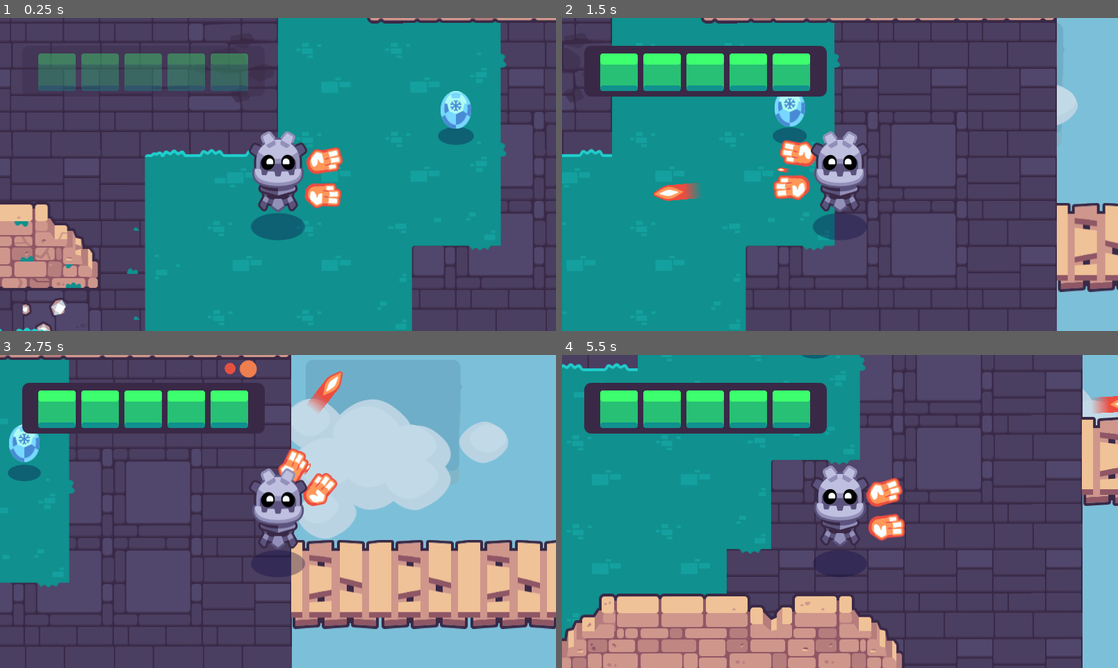
Above: before the commit, frames 1-4 (two rows, left to right).
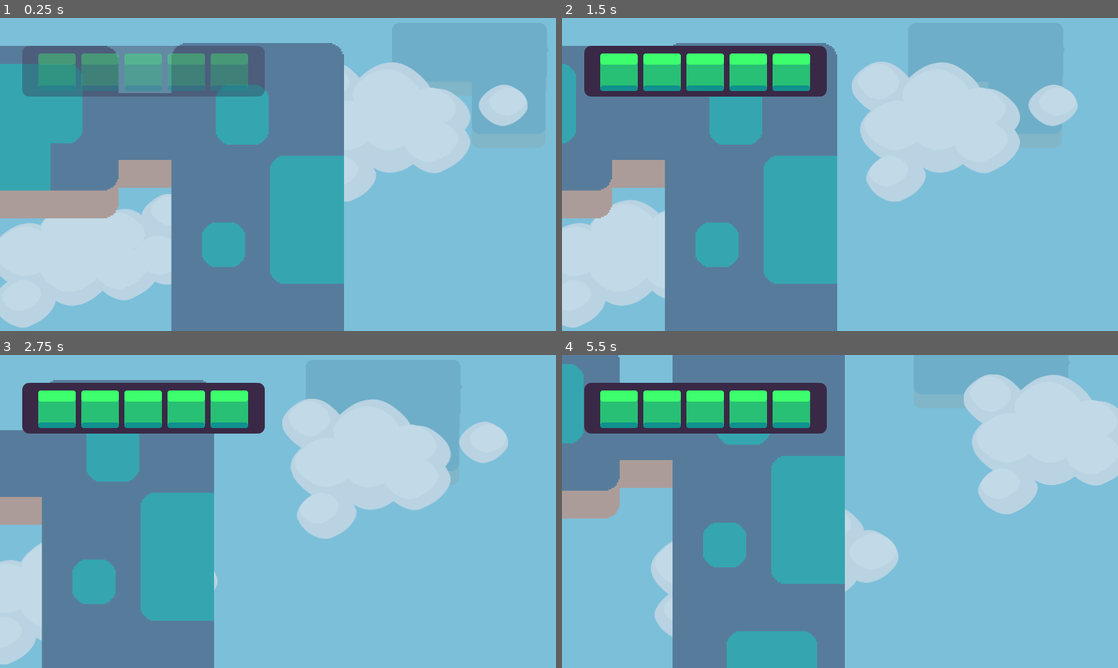
Above: after the commit, the same moments.

Repository: JordanTatum1/2d-GameDev-Course1
Game: Godot game, scene res://completed_project.tscn
Two runs of this game, one before a commit and one after it. Both use one fixed random seed, a clock stepped at 60 frames per second and the inputs below. Sound files missing from this copy of the repository are replaced by a short silence.
Inputs (mouse positions are in pixels of both pictures, inside the frame that each line leads up to):
- Up to frame 1 (0.25 s): no input
- Up to frame 2 (1.5 s): tap Enter at 0.5 s; move the mouse to (962, 158) at 0.52 s; hold D (move_right) 0.53-1.25 s; hold Mouse wheel down (cycle_weapon_down) 0.53-1.25 s; click (962, 158) at 0.67 s; drag from (728, 190) to (812, 115) at 1.27 s
- Up to frame 3 (2.75 s): move the mouse to (333, 442) at 2.02 s; press the mouse at (333, 442) at 2.03 s; hold D (move_right) from 2.03 s (still down)
- Up to frame 4 (5.5 s): release D (move_right) at 2.75 s; release the mouse at (895, 442) at 2.75 s; drag from (812, 574) to (745, 370) at 2.77 s; move the mouse to (1006, 558) at 3.52 s; hold A (move_left) 3.53-4.25 s; hold Mouse wheel up (cycle_weapon_up) 3.53-4.25 s; drag from (673, 464) to (840, 539) at 4.27 s; move the mouse to (867, 511) at 5.02 s; hold S (move_down) from 5.03 s (still down); hold Mouse wheel down (cycle_weapon_down) from 5.03 s (still down); click (867, 511) at 5.17 s

The runs differ from the first frame. In frame 1, 100% of the frame differs, in the area x 0-100%, y 0-100%; in frame 2, 85%; in frame 3, 60%; in frame 4, 89%.

Commit message:
added player and rooms

Diff:
--- a/02.getting-to-know-godot/completed_project.tscn
+++ b/02.getting-to-know-godot/completed_project.tscn
@@ -70,6 +70,7 @@
 sources/0 = SubResource("TileSetAtlasSource_po4yl")
 
 [node name="Main" type="Node2D"]
+visible = false
 script = ExtResource("1_25vm7")
 
 [node name="Bridges" type="TileMap" parent="."]
--- a/02.getting-to-know-godot/project.godot
+++ b/02.getting-to-know-godot/project.godot
@@ -30,6 +30,10 @@
 window/size/viewport_height=1080
 window/stretch/mode="2d"
 window/size/fullscreen=true
+
+[editor_plugins]
+
+enabled=PackedStringArray("res://addons/godot_tours/plugin.cfg")
 
 [filesystem]
 
@@ -145,7 +149,7 @@
 
 [internationalization]
 
-locale/translations_pot_files=PackedStringArray("res://addon …(686 unchanged characters)… om-zero/assemble_path_of_sorcerers_2.gd")
+locale/translations_pot_files=PackedStringArray("res://addon …(686 unchanged characters)… om-zero/assemble_path_of_sorcerers_2.gd", "res://addons/godot_tours/tour.gd", "res://tours/godot-first-tour/godot_first_tour.gd", "res://tours/102_assemble_your_first_game/01_add_player_and_rooms/01_add_player_and_rooms.gd", "res://tours/102_assemble_your_first_game/02_add_bridges/02_add_bridges.gd", "res://tours/102_assemble_your_first_game/03_add_sky_and_healthbar/03_add_sky_and_healthbar.gd", "res://tours/102_assemble_your_first_game/04_connect_healthbar_to_player/04_connect_healthbar_to_player.gd", "res://tours/102_assemble_your_first_game/05_add_chest_that_spawns_pickups/05_add_chest_that_spawns_pickups.gd")
 
 [layer_names]
 
Not shown, added: 02.getting-to-know-godot/readme/gdtour-intro.png.import
Not shown, added: .DS_Store
Not shown, added: 02.getting-to-know-godot/godot_tours.log
Not shown, added: 02.getting-to-know-godot/godot_tours.log-AYVXO3
